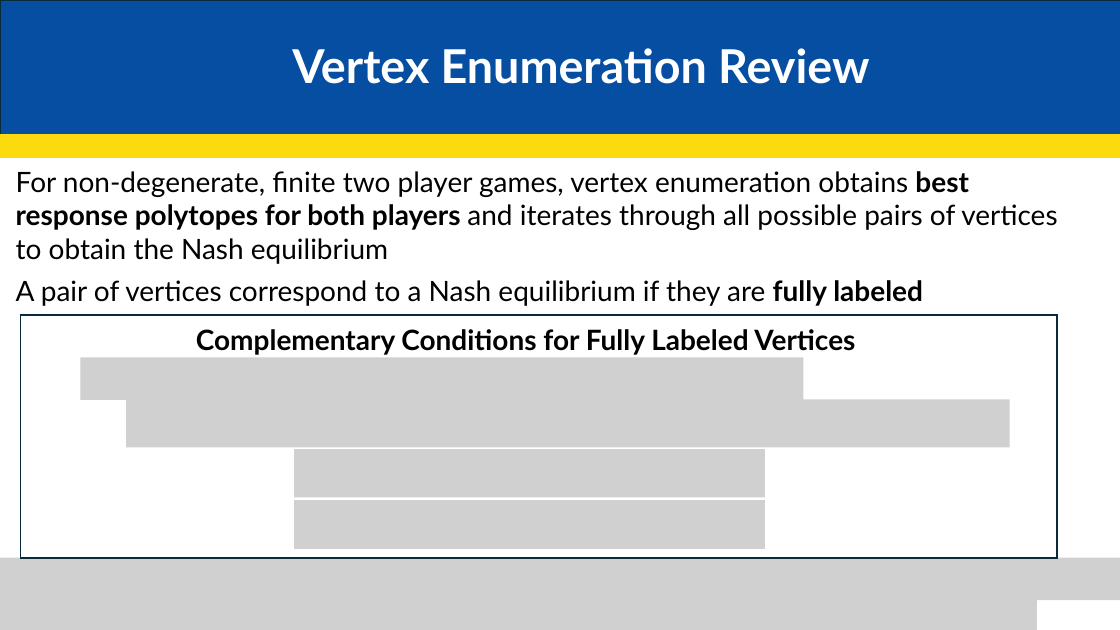
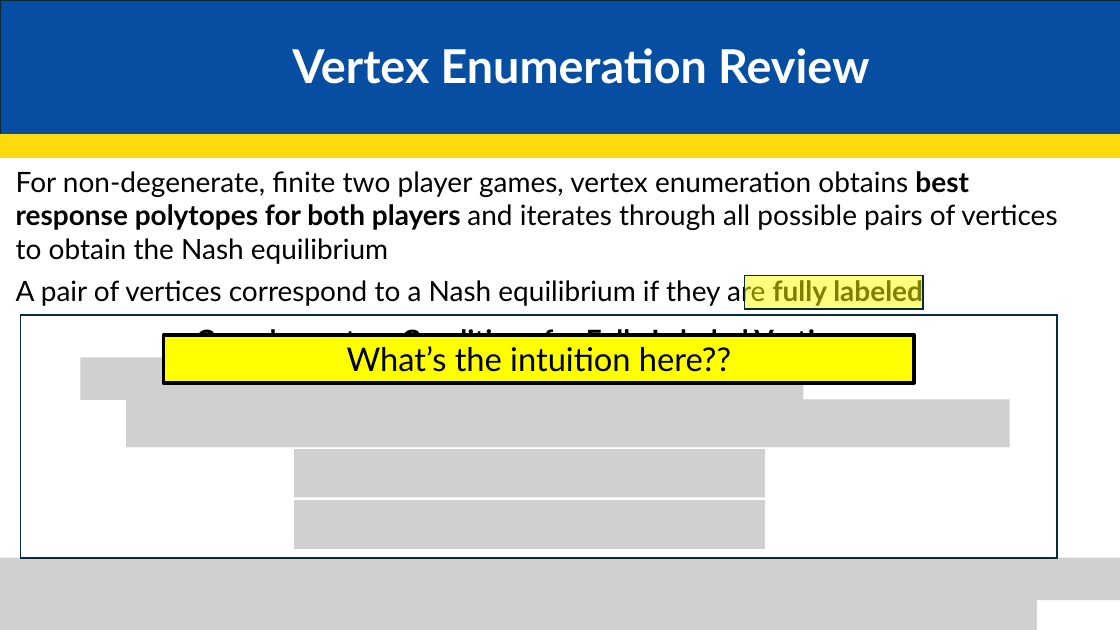
Before and after one commit to JakeCisc210/Candidacy, a slide deck: slide 14 of Reading Course/Presentations/Advanced Game Theory.pptx (slide 2 before the commit). Drawn at 1120x630 pixels with LibreOffice and Linux fonts; fonts in the diff are those of the drawing; grey boxes stand for pictures. Boxes give left, top, right and bottom in pixels: in the first picture for what was removed or moved away, otherwise in the second. Text is boxed around its words. In the diff, an @@ line names an element or a change of style, - is before the commit and + after.

```diff
--- a/Reading Course/Presentations/Advanced Game Theory.pptx
+++ b/Reading Course/Presentations/Advanced Game Theory.pptx
@@ rectangle added at (744,276,923,309), fill #FFFF00 at 50% opacity, outline #092A39 1.5 pt @@
@@ rectangle added at (164,335,915,383), fill #FFFF00, outline #000000 3 pt, 28 pt, text #000000 @@
+What’s the intuition here??
```
Also in this commit, not shown: 10 other slides changed, 7 slides added.
